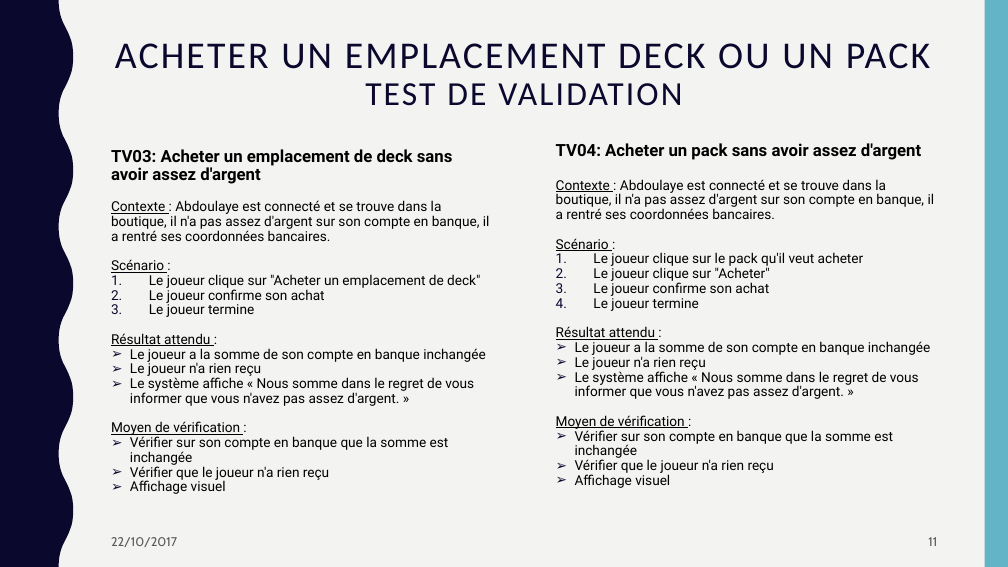
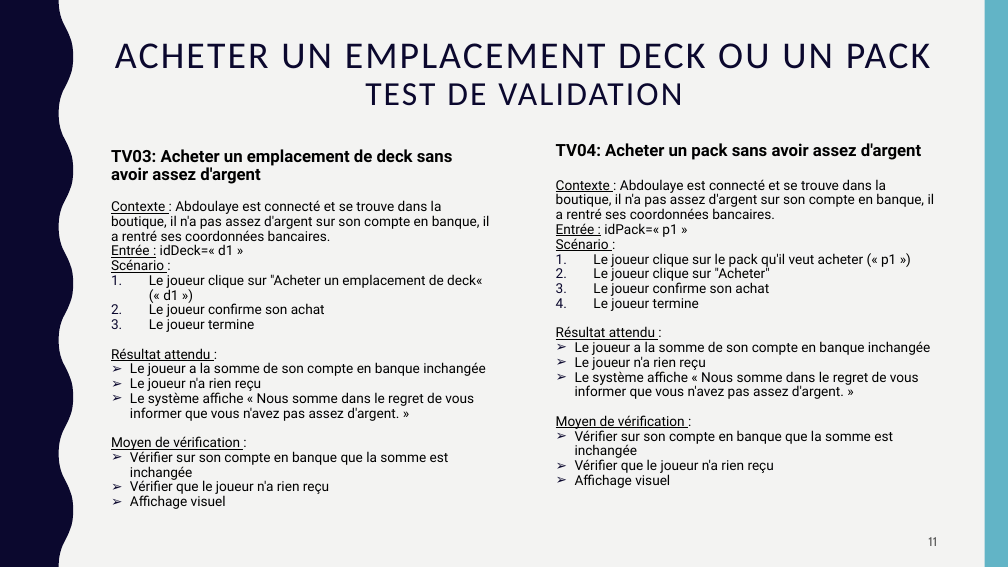
Before and after one commit to AlexiaBourmaud/StoneHearth, a slide deck: slide 11 of presentation/présentation2.pptx. Drawn at 1008x567 pixels with LibreOffice and Linux fonts; fonts in the diff are those of the drawing. Boxes give left, top, right and bottom in pixels: in the first picture for what was removed or moved away, otherwise in the second. Text is boxed around its words. In the diff, an @@ line names an element or a change of style, - is before the commit and + after.

```diff
--- a/presentation/présentation2.pptx
+++ b/presentation/présentation2.pptx
@@ text at (556, 223, 677, 237): paragraph added @@
+Entrée : idPack=« p1 »
@@ text at (111, 244, 233, 260): paragraph added @@
+Entrée : idDeck=« d1 »
@@ text at (593, 253, 896, 268): text changed @@
-1. Le joueur clique sur le pack qu'il veut acheter
+1. Le joueur clique sur le pack qu'il veut acheter (« p1 »)
@@ text at (149, 272, 482, 300): text changed @@
-1. Le joueur clique sur "Acheter un emplacement de deck"
+1. Le joueur clique sur "Acheter un emplacement de deck« (« d1 »)
@@ text removed at (111, 537, 177, 547) @@
-22/10/2017
```
Also in this commit, not shown: 18 other slides changed.
